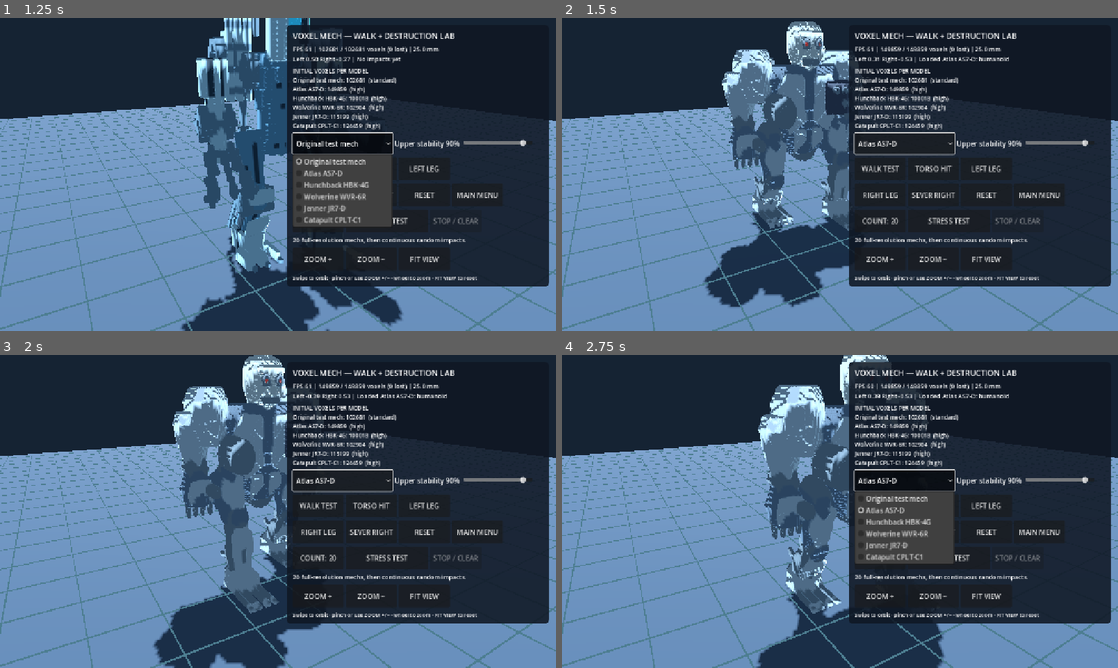
Above: before the commit, frames 1-4 (two rows, left to right).
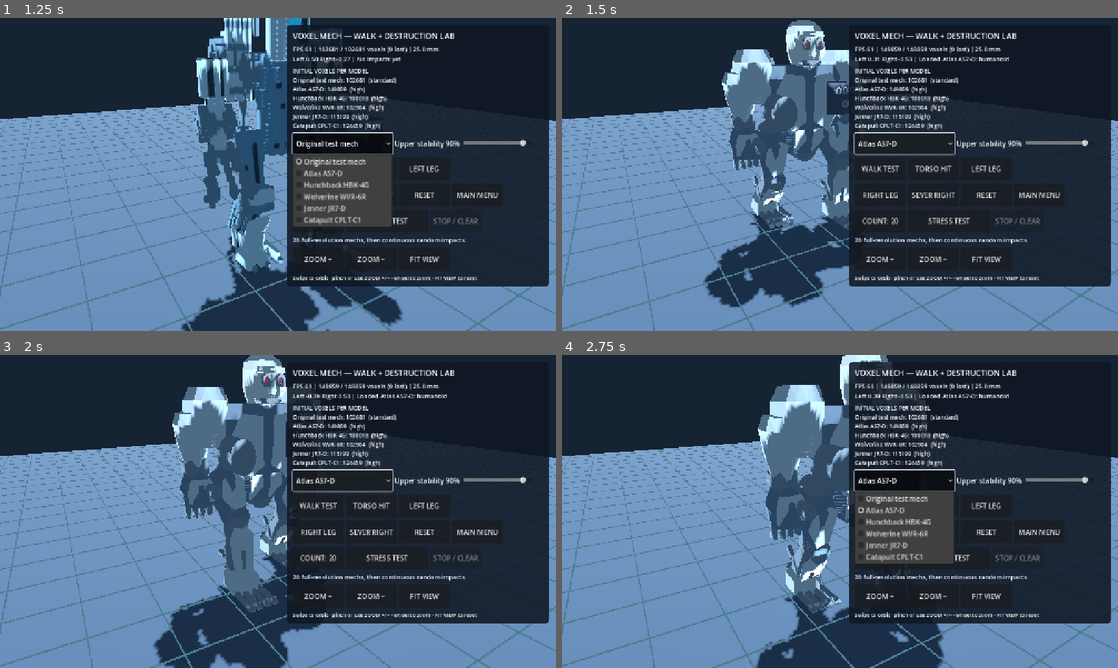
Above: after the commit, the same moments.

Repository: drag0nblad3/BtechMobile
Game: Godot game, scene res://scenes/voxel_mech_lab.tscn
Same seed, same stepped clock (60 frames per second), same inputs: the game is played once before the commit and once after it. This scene is started directly instead of the project's main scene.
Inputs:
- Up to frame 1 (1.25 s): click "Original test mech" at 0.5 s
- Up to frame 2 (1.5 s): click "WALK TEST" at 1.25 s
- Up to frame 3 (2 s): no input
- Up to frame 4 (2.75 s): click "Atlas AS7-D" at 2 s

Frame 1 is identical in both runs. In frame 2, 2.4% of the frame differs, in the area x 26-54%, y 0-90%; in frame 3, 2.4%; in frame 4, 2.1%.

Commit message:
Display true intact authored Atlas mesh, switch to source-voxelized damage mesh when part is hit

Diff:
--- a/src/view/units/atlas_mesh_voxelizer.gd
+++ b/src/view/units/atlas_mesh_voxelizer.gd
@@ -15,6 +15,7 @@
 const COARSE_CELL := VoxelPart.VOXEL_SIZE
 const EPS := 0.00001
 static var _cache: Dictionary = {}
+static var _source_mesh_cache: Dictionary = {}
 static var bake_count := 0
 
 
@@ -32,6 +33,10 @@
 	# deliberately bypasses the legacy cube-splitting operation in seal().
 	part.voxel_size = COARSE_CELL / float(factor)
 	part.detail_style = "mesh_atlas"
+	if part.mesh_enabled:
+		if not _source_mesh_cache.has(key):
+			_source_mesh_cache[key] = AtlasSourceMesh.source_mesh(key)
+		part.intact_source_mesh = _source_mesh_cache[key]
 
 
 static func voxelize_components(components: Array[Dictionary],
